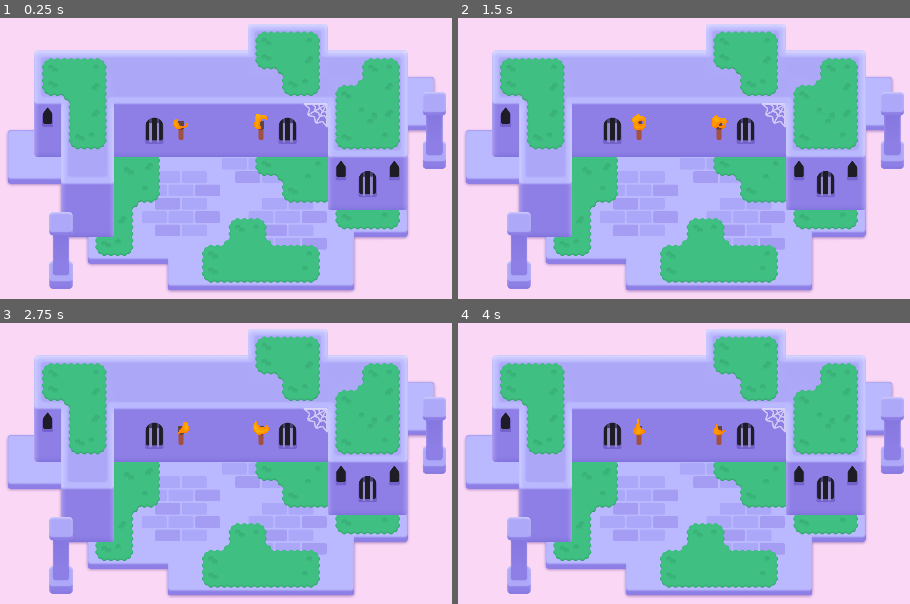
Above: before the commit, frames 1-4 (two rows, left to right).
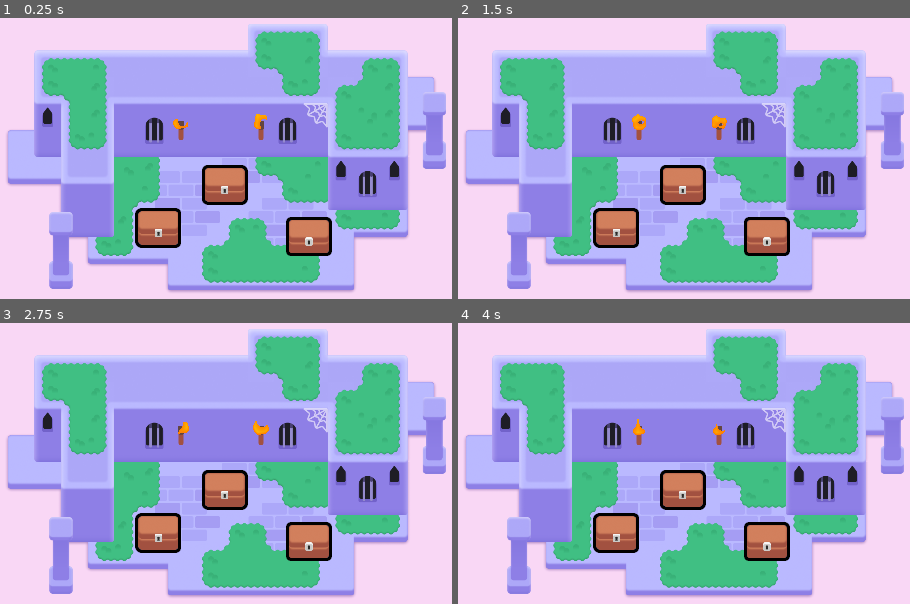
Above: after the commit, the same moments.

Repository: monkeytickler812/2d-GameDev-Course
Game: Godot game, scene res://lessons/mini_dungeon.tscn
Same seed, same stepped clock (60 frames per second), same inputs: the game is played once before the commit and once after it.
Inputs (mouse positions are in pixels of both pictures, inside the frame that each line leads up to):
- Up to frame 1 (0.25 s): no input
- Up to frame 2 (1.5 s): tap Enter at 0.5 s; move the mouse to (855, 152) at 0.52 s; press the mouse at (855, 152) at 0.53 s; hold D (move_right) 0.53-1.28 s; tap Space at 0.77 s; move the mouse to (516, 197) at 1.27 s; release the mouse at (516, 197) at 1.28 s; hold S (move_down) from 1.28 s (still down); right-click (516, 197) at 1.35 s; click (516, 197) at 1.42 s
- Up to frame 3 (2.75 s): tap Space at 1.52 s; move the mouse to (302, 382) at 2.02 s; release S (move_down) at 2.03 s; hold D (move_right) from 2.03 s (still down); tap Z at 2.1 s; click (302, 382) at 2.17 s
- Up to frame 4 (4 s): move the mouse to (638, 570) at 2.77 s; release D (move_right) at 2.78 s; hold W (move_up) 2.78-3.53 s; click (638, 570) at 2.85 s; tap Space at 3.02, 3.77 s; move the mouse to (outside the picture) at 3.52 s; hold A (move_left) from 3.53 s (still down); hold Right mouse button (right_click) from 3.53 s (still down); click (outside the picture) at 3.67 s

The runs differ from the first frame. In frame 1, 4.3% of the frame differs, in the area x 29-74%, y 52-85%; in frame 2, 4.3%; in frame 3, 4.3%; in frame 4, 4.3%.

Commit message:
L3 and practices complete

Diff:
--- /dev/null
+++ b/M06.looting_workbook/chest.gd
@@ -0,0 +1,19 @@
+extends Area2D
+
+@onready var canvas_group: CanvasGroup = $CanvasGroup
+
+func _ready() -> void:
+	mouse_entered.connect(_on_mouse_entered)
+	mouse_exited.connect(_on_mouse_exited)
+	canvas_group.material.set_shader_parameter("line_thickness", 3.0)
+
+func set_outline_thickness(new_thickness: float) -> void:
+	canvas_group.material.set_shader_parameter("line_thickness", new_thickness)
+
+func _on_mouse_entered() -> void:
+	var tween := create_tween()
+	tween.tween_method(set_outline_thickness, 3.0, 6.0, 0.08)
+
+func _on_mouse_exited() -> void:
+	var tween := create_tween()
+	tween.tween_method(set_outline_thickness, 6.0, 3.0, 0.08)
--- a/M06.looting_workbook/chest.tscn
+++ b/M06.looting_workbook/chest.tscn
@@ -1,6 +1,7 @@
-[gd_scene load_steps=7 format=3 uid="uid://b1aen53pfi5ah"]
+[gd_scene load_steps=8 format=3 uid="uid://b1aen53pfi5ah"]
 
 [ext_resource type="Texture2D" uid="uid://c3hwsm5ugp8qw" path="res://lessons/chest/bottom.png" id="1_r0218"]
+[ext_resource type="Script" path="res://chest.gd" id="1_tec23"]
 [ext_resource type="Shader" path="res://lessons/chest/group_outline.gdshader" id="1_vmuac"]
 [ext_resource type="Texture2D" uid="uid://bnem1cahhoxdk" path="res://lessons/chest/top.png" id="2_5oib8"]
 [ext_resource type="Texture2D" uid="uid://bu2jin246nel5" path="res://lessons/chest/lock.png" id="3_1gc4w"]
@@ -9,12 +10,14 @@
 size = Vector2(96, 81)
 
 [sub_resource type="ShaderMaterial" id="ShaderMaterial_k10vr"]
+resource_local_to_scene = true
 shader = ExtResource("1_vmuac")
 shader_parameter/line_color = Color(0, 0, 0, 1)
 shader_parameter/line_thickness = 4.0
 shader_parameter/viewport_scale = Vector2(1, 1)
 
 [node name="Chest" type="Area2D"]
+script = ExtResource("1_tec23")
 
 [node name="CollisionShape2D" type="CollisionShape2D" parent="."]
 position = Vector2(0, -32)
--- a/M06.looting_workbook/lessons/mini_dungeon.tscn
+++ b/M06.looting_workbook/lessons/mini_dungeon.tscn
@@ -6,6 +6,7 @@
 [ext_resource type="Texture2D" uid="uid://c1rgncfgjxefj" path="res://assets/dungeon/pillar.png" id="4_gq228"]
 [ext_resource type="Texture2D" uid="uid://l0y1k1obencd" path="res://assets/dungeon/spider_web.png" id="5_ywba7"]
 [ext_resource type="PackedScene" uid="uid://eundh35r605v" path="res://assets/torch/torch.tscn" id="6_fokey"]
+[ext_resource type="PackedScene" uid="uid://b1aen53pfi5ah" path="res://chest.tscn" id="7_5uego"]
 
 [sub_resource type="TileSetAtlasSource" id="TileSetAtlasSource_6s4s5"]
 texture = ExtResource("1_sym7n")
@@ -321,3 +322,12 @@
 mouse_filter = 2
 color = Color(0.977546, 0.842183, 0.960847, 1)
 metadata/_edit_lock_ = true
+
+[node name="Chest" parent="." instance=ExtResource("7_5uego")]
+position = Vector2(585, 291)
+
+[node name="Chest2" parent="." instance=ExtResource("7_5uego")]
+position = Vector2(787, 415)
+
+[node name="Chest3" parent="." instance=ExtResource("7_5uego")]
+position = Vector2(426, 394)
--- a/M06.looting_workbook/practices/L3.P1.hover_the_balloon/balloon_hover.gd
+++ b/M06.looting_workbook/practices/L3.P1.hover_the_balloon/balloon_hover.gd
@@ -6,6 +6,8 @@
 
 func _ready() -> void:
 	set_outline_thickness(5.0)
+	mouse_entered.connect(_on_mouse_entered)
+	mouse_exited.connect(_on_mouse_exited)
 
 
 func set_outline_thickness(new_thickness: float) -> void:
@@ -14,8 +16,8 @@
 
 
 func _on_mouse_entered() -> void:
-	pass
+	set_outline_thickness(10.0)
 
 
 func _on_mouse_exited() -> void:
-	pass
+	set_outline_thickness(5.0)
--- a/M06.looting_workbook/practices/L3.P1.hover_the_balloon/balloon_hover.tscn
+++ b/M06.looting_workbook/practices/L3.P1.hover_the_balloon/balloon_hover.tscn
@@ -1,12 +1,19 @@
-[gd_scene load_steps=5 format=3]
+[gd_scene load_steps=7 format=3 uid="uid://b0163h731vxe4"]
 
 [ext_resource type="Script" path="res://practices/L3.P1.hover_the_balloon/balloon_hover.gd" id="1_vlnte"]
-[ext_resource type="Texture2D" path="res://practices/L3.P1.hover_the_balloon/balloon_tail.png" id="2_vuggf"]
-[ext_resource type="Texture2D" path="res://practices/L3.P1.hover_the_balloon/balloon_top.png" id="3_ora8m"]
+[ext_resource type="Shader" path="res://practices/L3.P1.hover_the_balloon/group_outline.gdshader" id="2_e0jv5"]
+[ext_resource type="Texture2D" uid="uid://cf487car4l5gm" path="res://practices/L3.P1.hover_the_balloon/balloon_tail.png" id="2_vuggf"]
+[ext_resource type="Texture2D" uid="uid://b1adpk1vpdh7r" path="res://practices/L3.P1.hover_the_balloon/balloon_top.png" id="3_ora8m"]
 
 [sub_resource type="CapsuleShape2D" id="CapsuleShape2D_cs4t6"]
 radius = 47.0
 height = 166.0
+
+[sub_resource type="ShaderMaterial" id="ShaderMaterial_cp4x2"]
+shader = ExtResource("2_e0jv5")
+shader_parameter/line_color = Color(0, 0, 0, 1)
+shader_parameter/line_thickness = 4.0
+shader_parameter/viewport_scale = Vector2(1, 1)
 
 [node name="BalloonHover" type="Area2D"]
 position = Vector2(960, 540)
@@ -19,6 +26,7 @@
 shape = SubResource("CapsuleShape2D_cs4t6")
 
 [node name="CanvasGroup" type="CanvasGroup" parent="."]
+material = SubResource("ShaderMaterial_cp4x2")
 position = Vector2(0, 33)
 
 [node name="Tail" type="Sprite2D" parent="CanvasGroup"]
--- a/M06.looting_workbook/practices/L3.P1.hover_the_balloon/hover_the_balloon.tscn
+++ b/M06.looting_workbook/practices/L3.P1.hover_the_balloon/hover_the_balloon.tscn
@@ -1,16 +1,11 @@
-[gd_scene load_steps=3 format=3]
+[gd_scene load_steps=2 format=3 uid="uid://c2iljhc01h2vq"]
 
-[ext_resource type="PackedScene" path="res://practices/L3.P1.hover_the_balloon/balloon_hover.tscn" id="1_biewv"]
-[ext_resource type="Script" path="res://practices/L3.P1.hover_the_balloon/balloon_hover.gd" id="2_mo74b"]
+[ext_resource type="PackedScene" uid="uid://b0163h731vxe4" path="res://practices/L3.P1.hover_the_balloon/balloon_hover.tscn" id="1_biewv"]
 
 [node name="HoverTheBalloon" type="Node2D"]
 metadata/_edit_horizontal_guides_ = []
 
-[node name="BalloonHover" type="Area2D" parent="." instance=ExtResource("1_biewv")]
-position = Vector2(960, 540)
-collision_layer = 2
-collision_mask = 0
-script = ExtResource("2_mo74b")
+[node name="BalloonHover" parent="." instance=ExtResource("1_biewv")]
 
 [node name="ExtraVisuals" type="Node" parent="."]
 
--- a/M06.looting_workbook/practices/L3.P2.sting_the_balloon/balloon_sting.gd
+++ b/M06.looting_workbook/practices/L3.P2.sting_the_balloon/balloon_sting.gd
@@ -2,7 +2,8 @@
 
 
 func _ready() -> void:
-	pass
+	mouse_entered.connect(_on_mouse_entered)
+	queue_free()
 
 
 func _on_mouse_entered() -> void:
--- a/M06.looting_workbook/practices/L3.P2.sting_the_balloon/sting_the_balloon.tscn
+++ b/M06.looting_workbook/practices/L3.P2.sting_the_balloon/sting_the_balloon.tscn
@@ -1,16 +1,11 @@
-[gd_scene load_steps=3 format=3]
+[gd_scene load_steps=2 format=3 uid="uid://bp8skqi5ecjj0"]
 
 [ext_resource type="PackedScene" path="res://practices/L3.P2.sting_the_balloon/balloon_sting.tscn" id="1_cq1j7"]
-[ext_resource type="Script" path="res://practices/L3.P2.sting_the_balloon/balloon_sting.gd" id="2_hngyr"]
 
 [node name="StingTheBalloon" type="Node2D"]
 metadata/_edit_horizontal_guides_ = []
 
-[node name="BalloonSting" type="Area2D" parent="." instance=ExtResource("1_cq1j7")]
-position = Vector2(960, 540)
-collision_layer = 2
-collision_mask = 0
-script = ExtResource("2_hngyr")
+[node name="BalloonSting" parent="." instance=ExtResource("1_cq1j7")]
 
 [node name="ExtraVisuals" type="Node" parent="."]
 
Not shown: 1 places in M06.looting_workbook/lessons/mini_dungeon.tscn that only renumber resources
